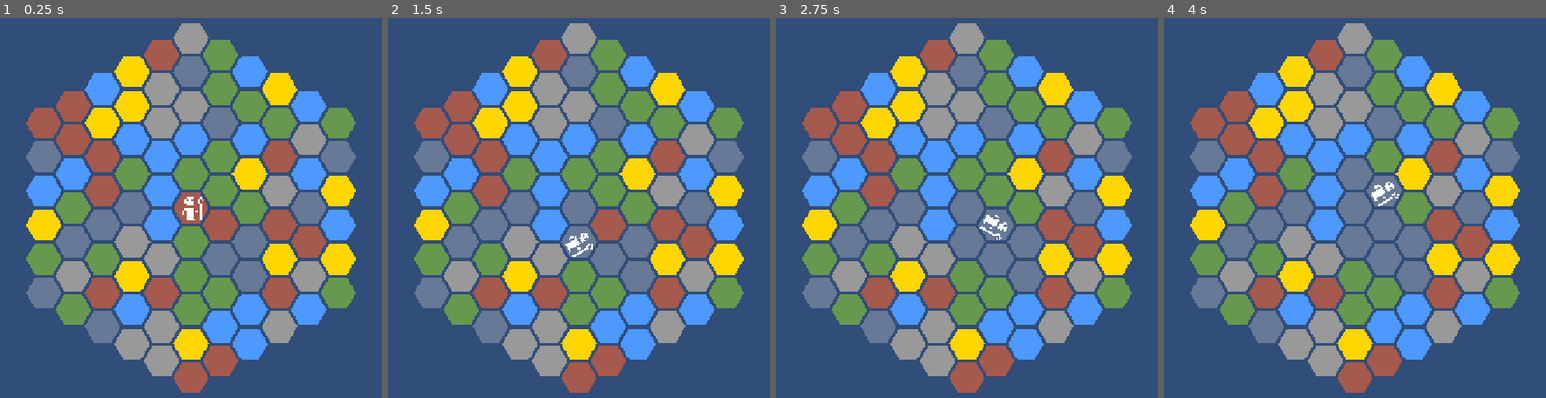
Above: before the commit, frames 1-4 (left to right).
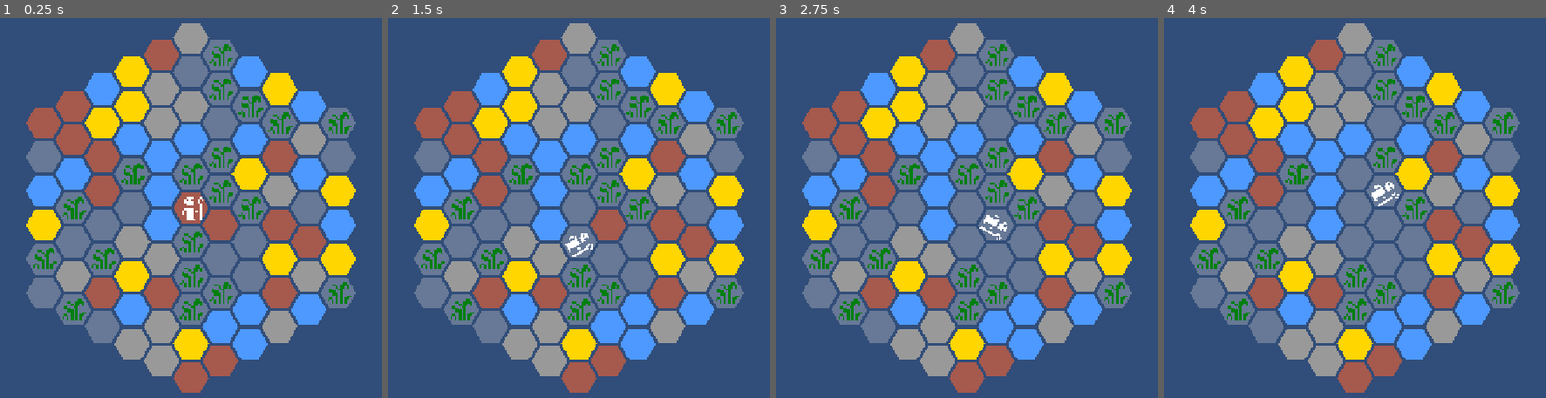
Above: after the commit, the same moments.

Repository: scunningham777/spaes-wrzrds
Game: Godot game, scene res://scenes/planet.tscn
The game is run twice, just before and just after one commit, with the same random seed, the same clock (stepped at 60 frames per second) and the same inputs. This scene is started directly instead of the project's main scene.
Inputs:
- Up to frame 1 (0.25 s): no input
- Up to frame 2 (1.5 s): tap Enter (ui_accept) at 0.5, 0.77, 1.25 s; hold D (hex_right) 0.53-1.28 s; hold R (extract) 0.53-1.28 s; hold X (hex_down) from 1.28 s (still down); tap R (extract) at 1.35 s
- Up to frame 3 (2.75 s): tap Enter (ui_accept) at 1.52, 2 s; release X (hex_down) at 2.03 s; hold D (hex_right) from 2.03 s (still down); hold E (hex_ne) from 2.03 s (still down); tap R (extract) at 2.3 s
- Up to frame 4 (4 s): tap Enter (ui_accept) at 2.75, 3.02, 3.5, 3.77 s; release D (hex_right) at 2.78 s; release E (hex_ne) at 2.78 s; hold W (hex_up) 2.78-3.53 s; tap Q (hex_nw) at 2.85 s; tap R (extract) at 3.05, 3.8 s; hold A (hex_left) from 3.53 s (still down); hold C (hex_se) from 3.53 s (still down)

The runs differ from the first frame. In frame 1, 11% of the frame differs, in the area x 6-94%, y 5-81%; in frame 2, 10%; in frame 3, 10%; in frame 4, 9.1%.

Commit message:
Draw Timber tiles with a sprite-sheet icon; split inventory colors
TileGridView gets an icon_sheet texture and a TILE_ICONS region table;
Timber now draws the sapling at cell (11, 9) of the Urizen sheet over an
Empty-colored hex. ItemIcon keeps its own ITEM_COLORS keyed by item id
instead of reading TileGridView.TILE_COLORS, so map and inventory looks
can diverge.

Co-Authored-By: Claude Opus 5.5 <noreply@anthropic.com>
Claude-Session: https://claude.ai/code/session_01Fy3oHrvidQwwoQouWe8HeV

Diff:
--- a/scenes/planet.tscn
+++ b/scenes/planet.tscn
@@ -6,6 +6,7 @@
 [ext_resource type="PackedScene" path="res://scenes/wizard.tscn" id="4_wizard"]
 [ext_resource type="Script" uid="uid://byp11b1kcnhb6" path="res://scripts/tile_interaction.gd" id="5_interaction"]
 [ext_resource type="PackedScene" path="res://scenes/ui/inventory_panel.tscn" id="6_inventory"]
+[ext_resource type="Texture2D" uid="uid://c5vjocj1uk3l1" path="res://art/urizen_onebit_tileset__v1d1_trans.png" id="7_icons"]
 
 [node name="Planet" type="Node2D" unique_id=73139735]
 script = ExtResource("1_planet")
@@ -31,6 +32,7 @@
 
 [node name="TileGridView" type="Node2D" parent="HexBoard" unique_id=1952379980]
 script = ExtResource("3_tiles")
+icon_sheet = ExtResource("7_icons")
 
 [node name="Wizard" parent="HexBoard" unique_id=1758725873 instance=ExtResource("4_wizard")]
 
--- a/scripts/tile_grid_view.gd
+++ b/scripts/tile_grid_view.gd
@@ -2,10 +2,15 @@
 extends Node2D
 
 # Draws a TileGrid as filled hexes, ported from Unity's TileVisualManager/TileVisual. Must be a
-# child of a HexBoard. Draws nothing until a grid is assigned.
+# child of a HexBoard. Draws nothing until a grid is assigned. Types with an entry in TILE_ICONS
+# draw that sprite-sheet icon over an Empty-colored hex; the rest are plain colored hexes.
 
 ## Tile size relative to the hex cell; < 1 leaves gaps between tiles (Unity's sprite was 1/1.1).
 @export var tile_scale: float = 1.0 / 1.1
+## Sprite sheet that TILE_ICONS regions are cut from.
+@export var icon_sheet: Texture2D
+## Icon pixel scale; matches the wizard sprite's.
+@export var icon_scale: float = 4.0
 
 # Colors from Unity's TileVisual.GetColorForType.
 const TILE_COLORS: Dictionary[TileGrid.TileType, Color] = {
@@ -15,6 +20,11 @@
 	TileGrid.TileType.IRON_DEPOSIT: Color(0.65, 0.35, 0.3),  # Rust
 	TileGrid.TileType.TIMBER: Color(0.4, 0.6, 0.3),  # Green-brown
 	TileGrid.TileType.STONE_OUTCROP: Color(0.6, 0.6, 0.6),  # Gray
+}
+
+# Regions in icon_sheet (12px cells, 1px gutters: cell (col, row) is at 1 + 13 * col/row).
+const TILE_ICONS: Dictionary[TileGrid.TileType, Rect2] = {
+	TileGrid.TileType.TIMBER: Rect2(144, 118, 12, 12),  # Cell (11, 9): sapling
 }
 
 var grid: TileGrid:
@@ -29,7 +39,14 @@
 @onready var board: HexBoard = get_parent() as HexBoard
 
 
+func has_icon(type: TileGrid.TileType) -> bool:
+	return icon_sheet != null and TILE_ICONS.has(type)
+
+
+# Hex fill color; icon tiles sit on the Empty color so the icon stands out.
 func color_for(type: TileGrid.TileType) -> Color:
+	if has_icon(type):
+		return TILE_COLORS[TileGrid.TileType.EMPTY]
 	return TILE_COLORS.get(type, Color.WHITE)
 
 
@@ -49,4 +66,9 @@
 		var points := PackedVector2Array()
 		for p in tile:
 			points.append(center + p)
-		draw_colored_polygon(points, color_for(grid.get_tile(coord)))
+		var type := grid.get_tile(coord)
+		draw_colored_polygon(points, color_for(type))
+		if has_icon(type):
+			var region := TILE_ICONS[type]
+			var icon_size := region.size * icon_scale
+			draw_texture_rect_region(icon_sheet, Rect2(center - icon_size / 2.0, icon_size), region)
--- a/scripts/ui/item_icon.gd
+++ b/scripts/ui/item_icon.gd
@@ -1,8 +1,18 @@
 class_name ItemIcon
 extends Control
 
-# Placeholder icon for an inventory item: a square in the color of the tile it comes from.
-# Replace _draw() with a TextureRect lookup once item sprites exist. (From the Viking demo.)
+# Placeholder icon for an inventory item: a colored square. Replace _draw() with a TextureRect
+# lookup once item sprites exist. (From the Viking demo.) Colors are kept separate from
+# TileGridView's on purpose: an item needn't look like the map tile it was extracted from.
+
+# Started as copies of TileGridView.TILE_COLORS.
+const ITEM_COLORS: Dictionary[StringName, Color] = {
+	&"gold": Color(1.0, 0.84, 0.0),
+	&"water": Color(0.3, 0.6, 1.0),
+	&"iron": Color(0.65, 0.35, 0.3),
+	&"wood": Color(0.4, 0.6, 0.3),
+	&"stone": Color(0.6, 0.6, 0.6),
+}
 
 @export var item: StringName = &"":
 	set(value):
@@ -11,10 +21,7 @@
 
 
 static func color_for(p_item: StringName) -> Color:
-	for type: TileGrid.TileType in Items.FROM_TILE:
-		if Items.FROM_TILE[type] == p_item:
-			return TileGridView.TILE_COLORS[type]
-	return Color.MAGENTA
+	return ITEM_COLORS.get(p_item, Color.MAGENTA)
 
 
 func _draw() -> void:
--- a/tests/smoke_test.gd
+++ b/tests/smoke_test.gd
@@ -267,6 +267,11 @@
 	var tiles_snapshot := tiles.grid.tiles.duplicate()
 	_check(bg.color.is_equal_approx(Color(0.19215687, 0.3019608, 0.4745098)), "planet: blue background")
 	_check(not (current_scene.get_node("HexBoard") as HexBoard).draw_outlines, "planet: no outlines")
+	_check(tiles.has_icon(TileGrid.TileType.TIMBER) and not tiles.has_icon(TileGrid.TileType.GOLD_ORE),
+		"planet: Timber draws an icon, Gold a plain color")
+	_check(tiles.color_for(TileGrid.TileType.TIMBER) == TileGridView.TILE_COLORS[TileGrid.TileType.EMPTY],
+		"planet: Timber icon sits on an Empty-colored hex")
+	_check(ItemIcon.color_for(&"wood") == Color(0.4, 0.6, 0.3), "inventory: wood is still a green square")
 
 	# Push with F: wizard at (0,0) faces N on the flat-top planet, so (0,1) -> (0,2).
 	tiles.grid.set_tile(Vector2i(0, 1), TileGrid.TileType.GOLD_ORE)
